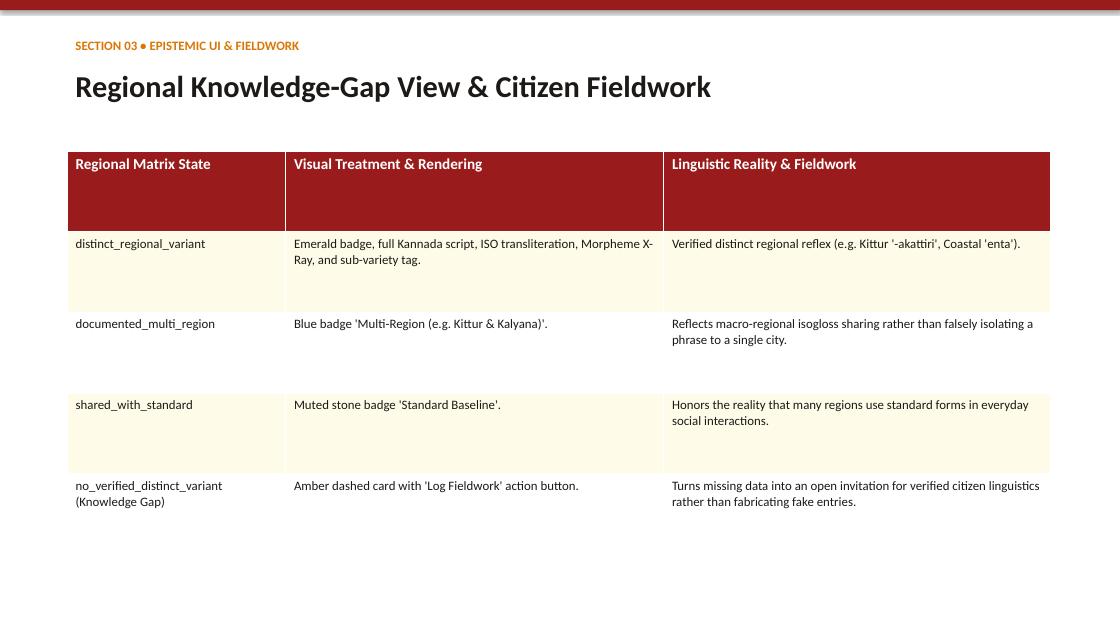
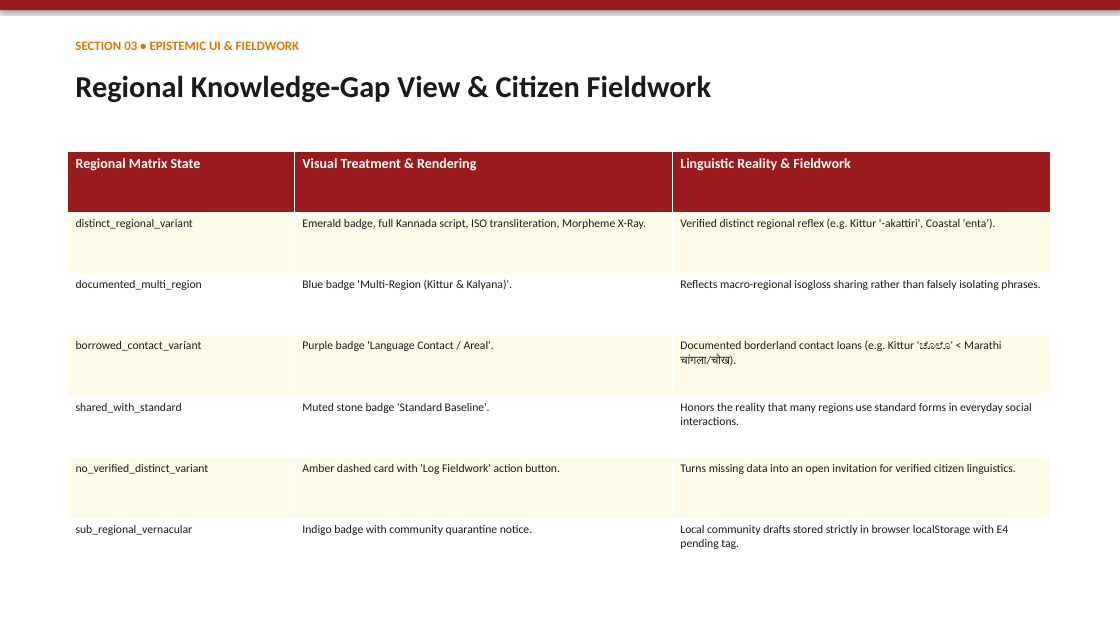
Before and after one commit to anandaram240-wq/yatrika-ai, a slide deck: slide 4 of Namma_Kannada_Regional_Explorer_Presentation.pptx. Drawn at 1120x630 pixels with LibreOffice and Linux fonts; fonts in the diff are those of the drawing. Boxes give left, top, right and bottom in pixels: in the first picture for what was removed or moved away, otherwise in the second. Text is boxed around its words. In the diff, an @@ line names an element or a change of style, - is before the commit and + after.

```diff
--- a/Namma_Kannada_Regional_Explorer_Presentation.pptx
+++ b/Namma_Kannada_Regional_Explorer_Presentation.pptx
@@ table at (x1=67, y1=151, x2=1050, y2=580) @@
-row 2: distinct_regional_variant | Emerald badge, full Kannada script, ISO transliteration, Morpheme X-Ray, and sub-variety tag. | Verified distinct regional reflex (e.g. Kittur '-akattiri', Coastal 'enta').
-row 3: documented_multi_region | Blue badge 'Multi-Region (e.g. Kittur & Kalyana)'. | Reflects macro-regional isogloss sharing rather than falsely isolating a phrase to a single city.
+row 2: distinct_regional_variant | Emerald badge, full Kannada script, ISO transliteration, Morpheme X-Ray. | Verified distinct regional reflex (e.g. Kittur '-akattiri', Coastal 'enta').
+row 3: documented_multi_region | Blue badge 'Multi-Region (Kittur & Kalyana)'. | Reflects macro-regional isogloss sharing rather than falsely isolating phrases.
+row 4: borrowed_contact_variant | Purple badge 'Language Contact / Areal'. | Documented borderland contact loans (e.g. Kittur 'ಚೊಲೊ' < Marathi चांगला/चोख).
-row 5: no_verified_distinct_variant (Knowledge Gap) | Amber dashed card with 'Log Fieldwork' action button. | Turns missing data into an open invitation for verified citizen linguistics rather than fabricating fake entries.
+row 6: no_verified_distinct_variant | Amber dashed card with 'Log Fieldwork' action button. | Turns missing data into an open invitation for verified citizen linguistics.
+row 7: sub_regional_vernacular | Indigo badge with community quarantine notice. | Local community drafts stored strictly in browser localStorage with E4 pending tag.
```
Also in this commit, not shown: 4 other slides changed, 13 other files.
